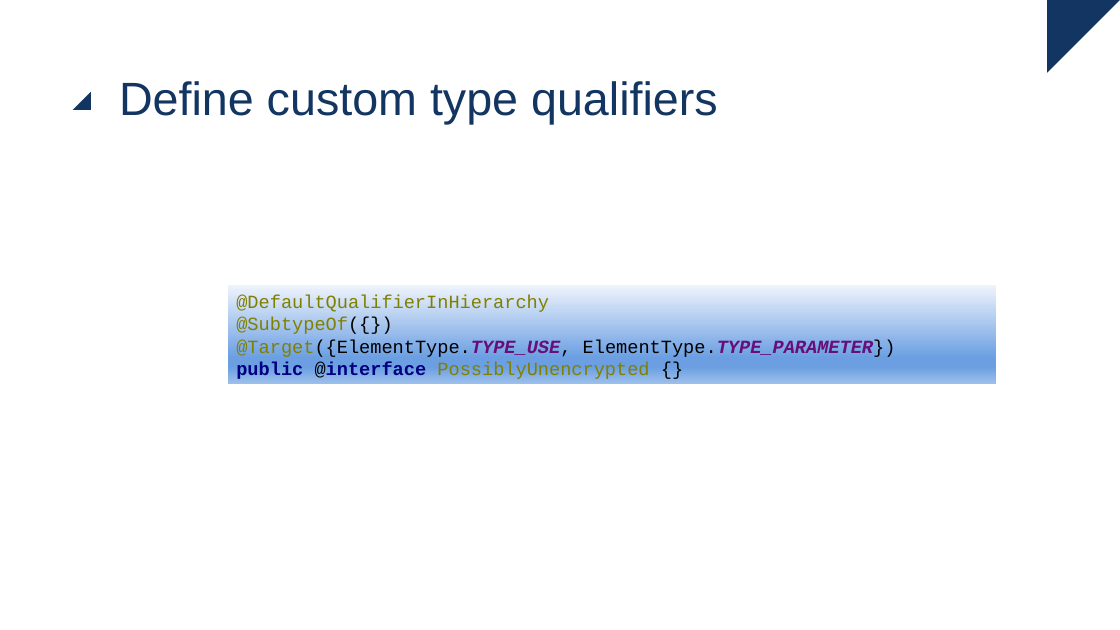
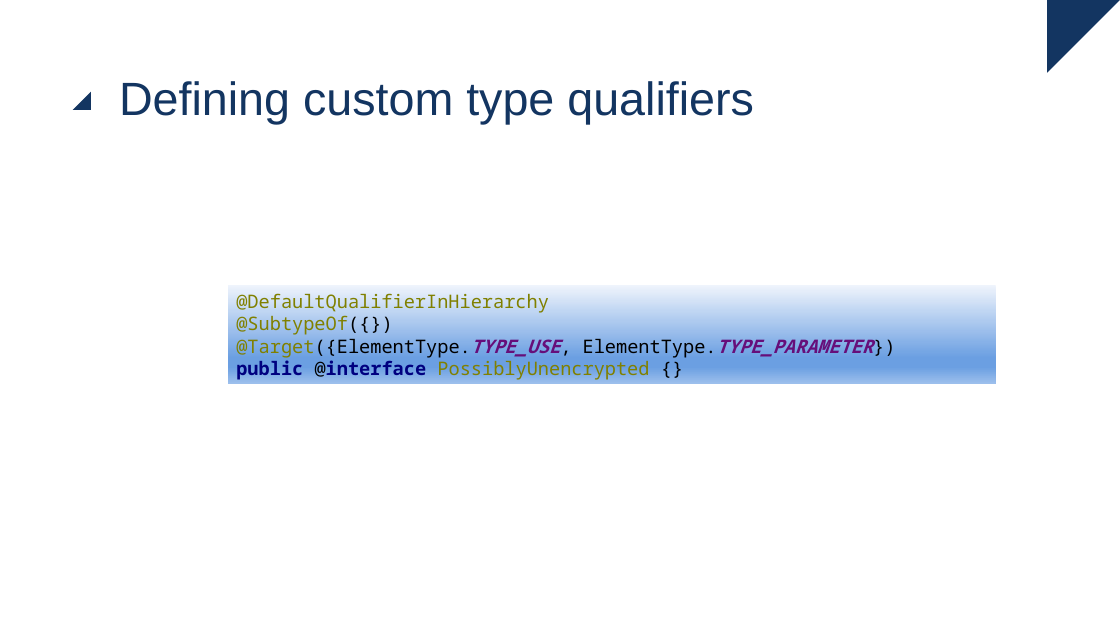
Before and after one commit to ingmars1709/checker, a slide deck: slide 21 of Checker Framework.pptx. Drawn at 1120x630 pixels with LibreOffice and Linux fonts; fonts in the diff are those of the drawing. Boxes give left, top, right and bottom in pixels: in the first picture for what was removed or moved away, otherwise in the second. Text is boxed around its words. In the diff, an @@ line names an element or a change of style, - is before the commit and + after.

```diff
--- a/Checker Framework.pptx
+++ b/Checker Framework.pptx
@@ title at <box>119,81,754,124</box>: text changed @@
-Define custom type qualifiers
+Defining custom type qualifiers
@@ rectangle "@DefaultQualifierInHierarchy @SubtypeOf({}) @Target({Element ..." at <box>228,285,996,384</box>: font Courier New to Noto Sans Mono @@
```
Also in this commit, not shown: 4 other slides changed, 1 slide added, 2 other files.
